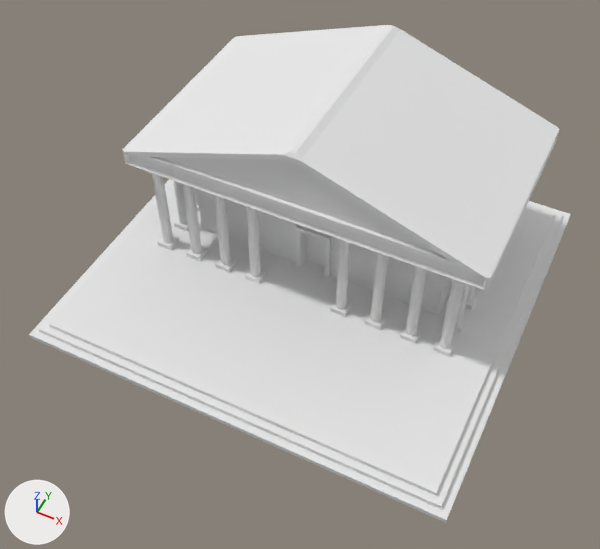
Two versions of the OBJ model Island Project/Assets/Models/Enviroment/AyuntamientoV1.obj, one commit apart.
The view is the same before and after, from a 50 mm camera at (909.0, -2168.0, 2415.0) aimed at (25.0, -401.0, 206.0). The lights are fixed; the arrows at lower left show +X, +Y and +Z. Where no turn or scale is listed for an object, it has been applied to the vertices.

Names of what the first picture shows: 'AyuntamientoV1'.
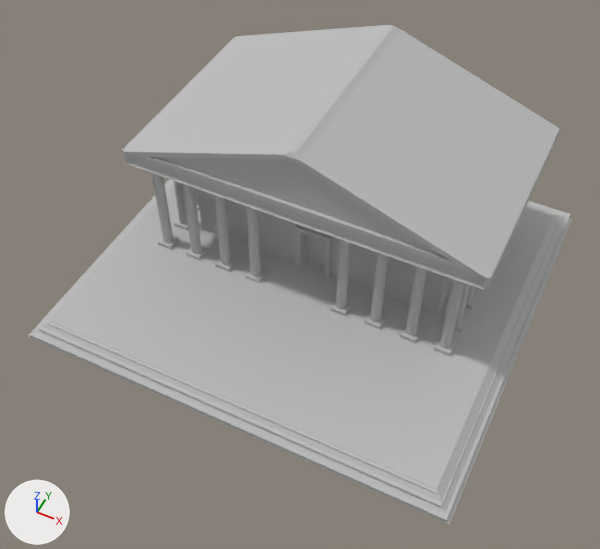
Pixel boxes [x1, y1, x2, y2] of what changed, in the pictures (600 x 549 px):
'AyuntamientoV1', reshaped
    before: [29, 25, 571, 522]
    after: [28, 25, 572, 524]
part 1 of me_ayuntamientov1, added
    after: [28, 180, 572, 524]
part 2 of me_ayuntamientov1, recoloured (white to grey)
    both: [29, 25, 571, 522]

Diff of the bpy script that builds the scene:
```diff
--- a/Island Project/Assets/Models/Enviroment/AyuntamientoV1.obj.py
+++ b/Island Project/Assets/Models/Enviroment/AyuntamientoV1.obj.py
@@ mat_initialshadinggroup @@
+mat_initialshadinggroup = principled_material('initialShadingGroup')
+mat_initialshadinggroup.base_color = (0.5, 0.5, 0.5)  # grey #bcbcbc
+mat_initialshadinggroup.roughness = 1.0
@@ me_ayuntamientov1 @@
 # used by ob_ayuntamientov1; location = (0.0, 0.0, 0.0)
 # verts and faces of me_ayuntamientov1; kept vertices keep their numbers, new ones are numbered from 1244
-me_ayuntamientov1.from_pydata(...)  # 1244 vertices, 710 faces; spans x -800.0..800.0, y -950.0..550.0, z 0.0..755.0
+me_ayuntamientov1.from_pydata(...)  # 1252 vertices, 716 faces; spans x -812.0..812.0, y -950.0..550.0, z 0.0..755.0
+# me_ayuntamientov1 part 1
+verts[1244] = (-812.0, -950.0, 0.0)  # pixel (27, 336)
+verts[1245] = (812.0, -950.0, 0.0)  # pixel (449, 524)
+verts[1246] = (-740.0, -884.0, 54.0)  # pixel (51, 321)
+verts[1247] = (740.0, -884.0, 54.0)  # pixel (436, 488)
+verts[1248] = (-740.0, 478.0, 54.0)
+verts[1249] = (740.0, 478.0, 54.0)  # pixel (553, 214)
+verts[1250] = (-812.0, 544.0, 0.0)
+verts[1251] = (812.0, 544.0, 0.0)  # pixel (572, 218)
+faces += [(1244, 1245, 1247, 1246), (1246, 1247, 1249, 1248), (1248, 1249, 1251, 1250), (1244, 1250, 1251, 1245), (1245, 1251, 1249, 1247), (1244, 1246, 1248, 1250)]
+# me_ayuntamientov1 part 2: 710 faces spanning x -800.0..800.0, y -950.0..550.0, z 0.0..755.0 switch from mat_lambert12sg (white #e7e7e7) to mat_initialshadinggroup (grey #bcbcbc)
```
